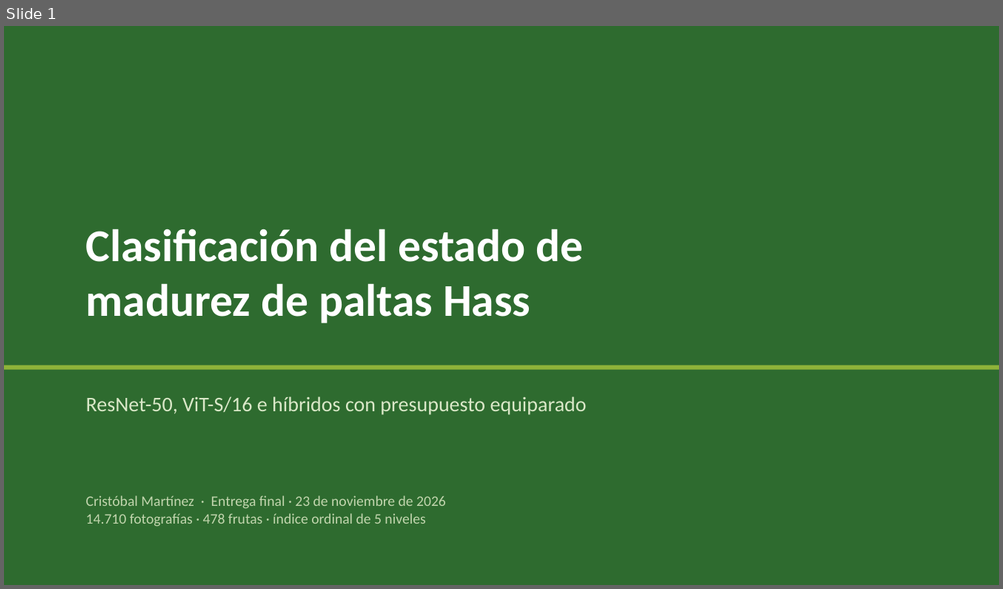
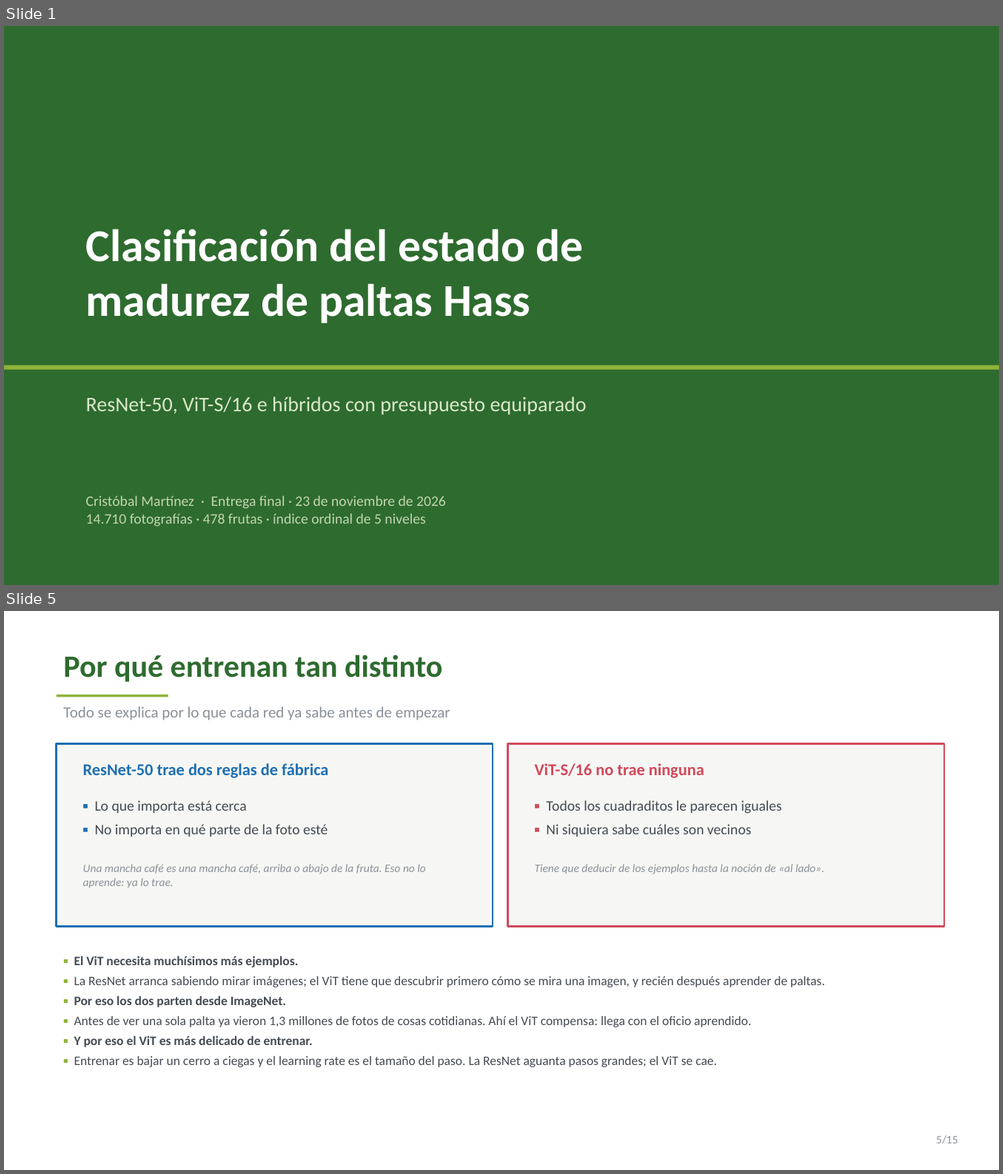
Before and after one commit to cmartinez1524/clasificacion-de-paltas, a slide deck: entregables/final/presentacion_final.pptx. Shown one above the other, each under a label of ours: slide 1 before the commit, slides 1 and 5 after it; the slides between them are not shown. The pictures are 1003x589 and 1003x1174 pixels, drawn with LibreOffice and Linux fonts; fonts in the diff are those of the drawing. Boxes give left, top, right and bottom in pixels: in the first picture for what was removed or moved away, otherwise in the second. Text is boxed around its words. In the diff, an @@ line names an element or a change of style, - is before the commit and + after.

```diff
--- a/entregables/final/presentacion_final.pptx
+++ b/entregables/final/presentacion_final.pptx
@@ slide 5 added at [4,611,999,1170], background #FFFFFF @@
@@ text added at [63,655,442,682], 30 pt, text #2E6B2F, bold @@
+Por qué entrenan tan distinto
@@ rectangle added at [57,695,168,698], fill #8FB339 @@
@@ text added at [63,706,450,721], 15 pt, text #8A9098 @@
+Todo se explica por lo que cada red ya sabe antes de empezar
@@ rectangle added at [57,743,492,926], fill #F6F7F4, outline #1F6FB2 1.75 pt @@
@@ rectangle added at [508,743,944,926], fill #F6F7F4, outline #D1495B 1.75 pt @@
@@ text added at [83,763,328,778], 16 pt, text #1F6FB2, bold @@
+ResNet-50 trae dos reglas de fábrica
@@ text added at [535,763,704,778], 16 pt, text #D1495B, bold @@
+ViT-S/16 no trae ninguna
@@ text added at [95,800,327,837], 14 pt, text #444A52 @@
+▪ Lo que importa está cerca
+▪ No importa en qué parte de la foto esté
@@ text added at [546,800,782,837], 14 pt, text #444A52 @@
+▪ Todos los cuadraditos le parecen iguales
+▪ Ni siquiera sabe cuáles son vecinos
@@ text added at [83,864,425,889], 11 pt, text #8A9098, italic @@
+Una mancha café es una mancha café, arriba o abajo de la fruta. Eso no lo aprende: ya lo trae.
@@ text added at [535,864,824,874], 11 pt, text #8A9098, italic @@
+Tiene que deducir de los ejemplos hasta la noción de «al lado».
@@ text added at [74,956,825,1068], 12.5 pt, text #444A52 @@
+▪ El ViT necesita muchísimos más ejemplos.
+▪ La ResNet arranca sabiendo mirar imágenes; el ViT tiene que descubrir primero cómo se mira una imagen, y recién después aprender de paltas.
+▪ Por eso los dos parten desde ImageNet.
+▪ Antes de ver una sola palta ya vieron 1,3 millones de fotos de cosas cotidianas. Ahí el ViT compensa: llega con el oficio aprendido.
+▪ Y por eso el ViT es más delicado de entrenar.
+▪ Entrenar es bajar un cerro a ciegas y el learning rate es el tamaño del paso. La ResNet aguanta pasos grandes; el ViT se cae.
@@ text added at [936,1136,957,1145], 11 pt, text #8A9098 @@
+5/15
```
Also in this commit, not shown: 12 slides changed, 1 other slide added, 19 other files.
